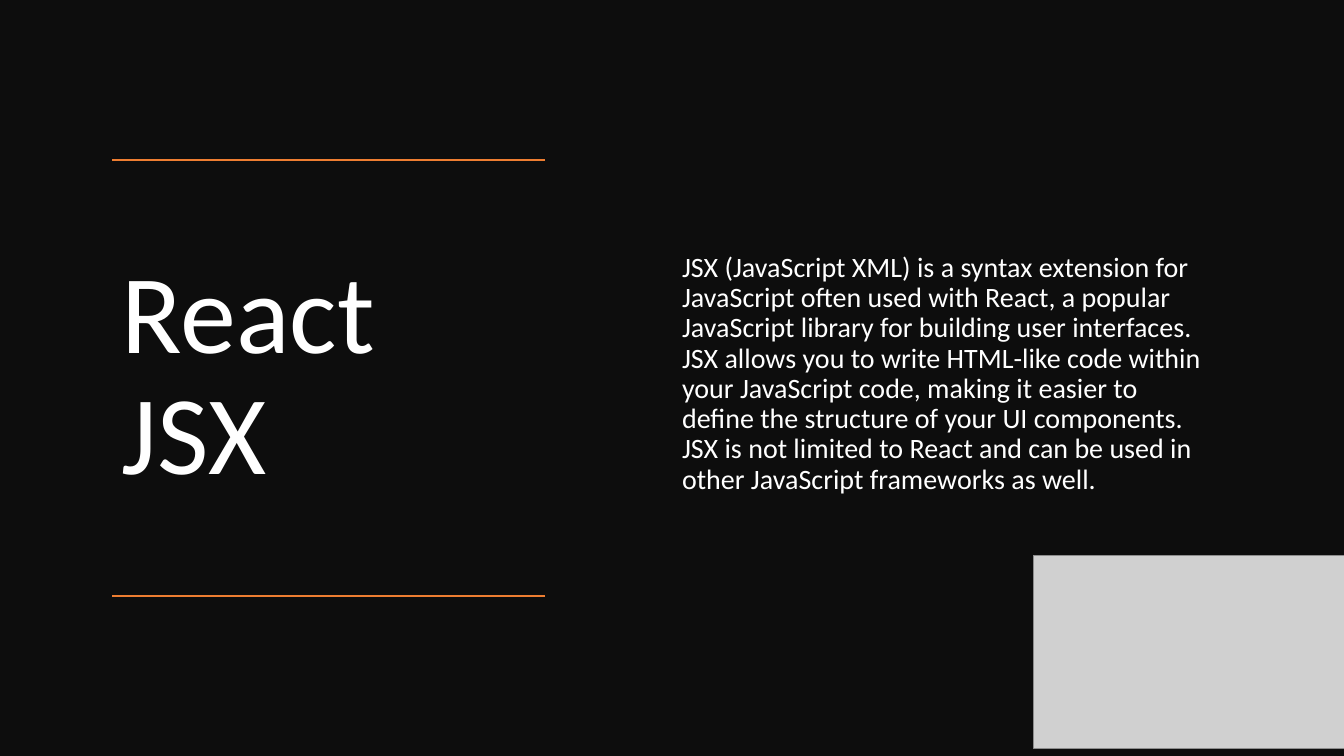
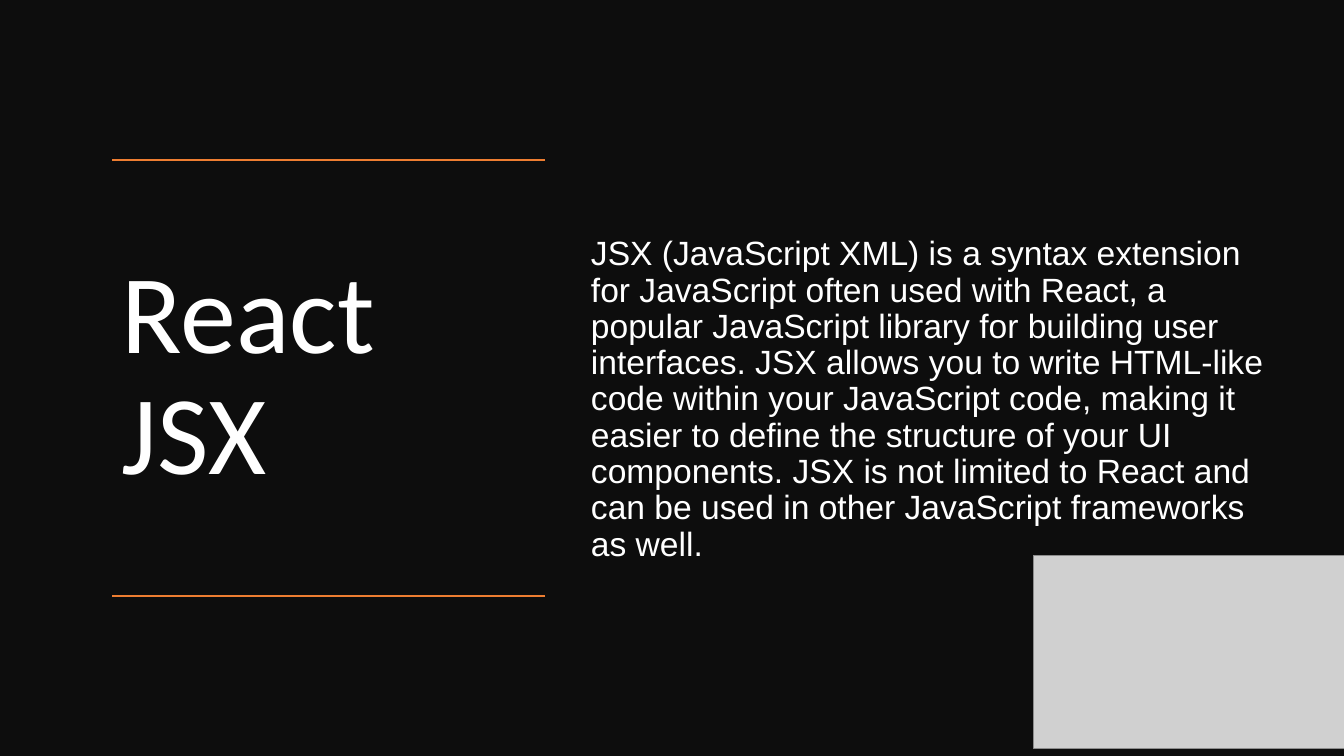
Before and after one commit to SivaPrasannaS/skg, a slide deck: slide 8 of react/study_materials/React.pptx (slide 7 before the commit). Drawn at 1344x756 pixels with LibreOffice and Linux fonts; fonts in the diff are those of the drawing; grey boxes stand for pictures. Boxes give left, top, right and bottom in pixels: in the first picture for what was removed or moved away, otherwise in the second. Text is boxed around its words. In the diff, an @@ line names an element or a change of style, - is before the commit and + after.

Commit message:
Updated content in react ppt

```diff
--- a/react/study_materials/React.pptx
+++ b/react/study_materials/React.pptx
@@ text "JSX (JavaScript XML) is a ...": place and size @@
-text "JSX (JavaScript XML) is a ..." at [682,256,1201,494]
+text "JSX (JavaScript XML) is a ..." at [591,240,1263,557]
@@ text "JSX (JavaScript XML) is a ..." at [591,240,1263,557]: size 20 to 24 pt, font Calibri to Arial @@
```
Also in this commit, not shown: 5 other slides changed, 9 slides added, 4 other files.
